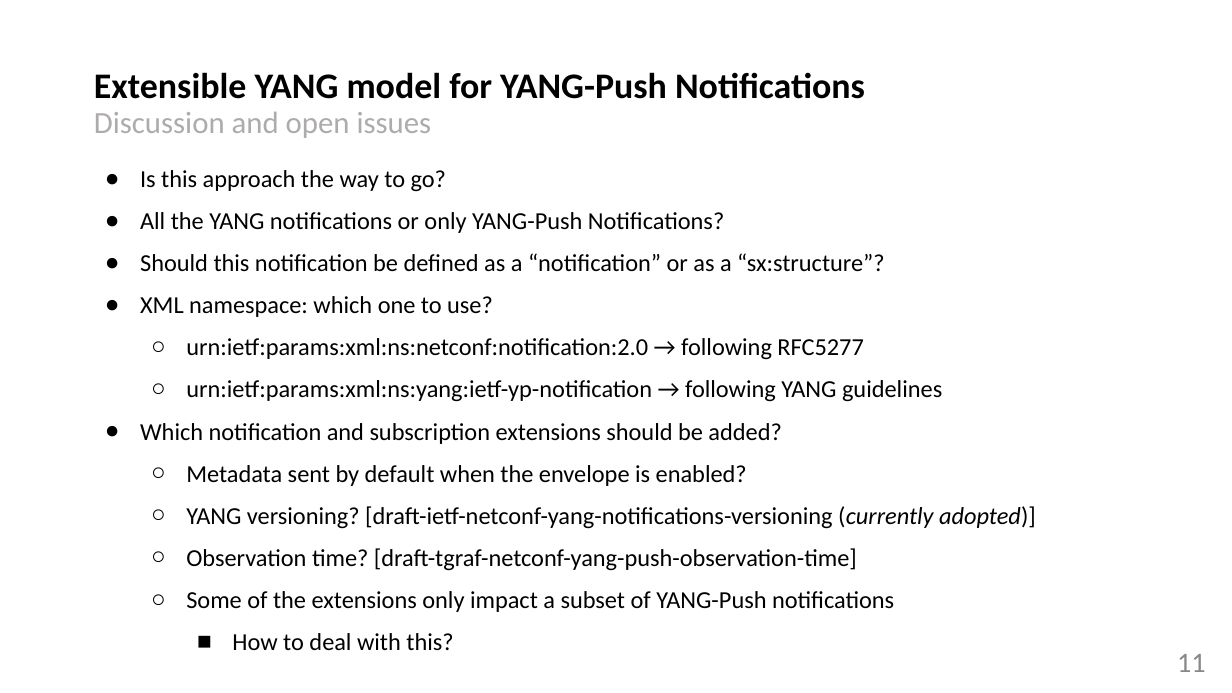
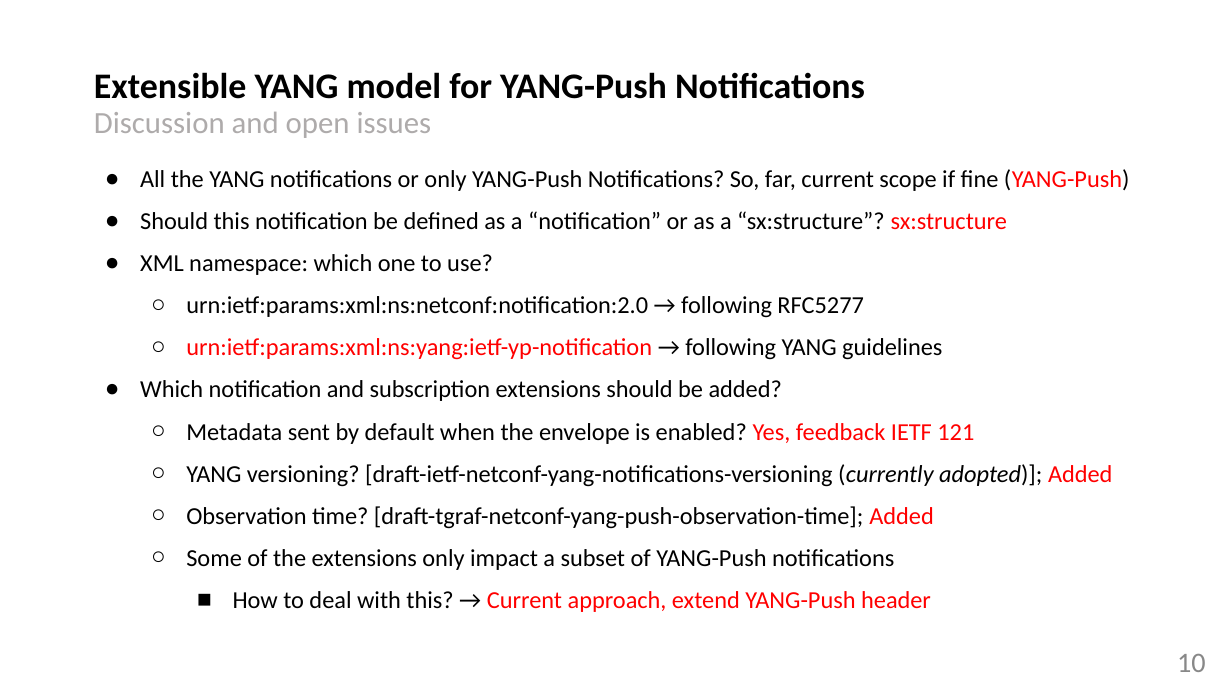
Before and after one commit to network-analytics/ietf-network-analytics-document-status, a slide deck: slide 10 of 122/NETCONF/netconf-nmop-interim-draft-netana-netconf-notif-envelope-02.pptx (slide 11 before the commit). Drawn at 1232x693 pixels with LibreOffice and Linux fonts; fonts in the diff are those of the drawing. Boxes give left, top, right and bottom in pixels: in the first picture for what was removed or moved away, otherwise in the second. Text is boxed around its words. In the diff, an @@ line names an element or a change of style, - is before the commit and + after.

Commit message:
notif-envelope

```diff
--- a/122/NETCONF/netconf-nmop-interim-draft-netana-netconf-notif-envelope-02.pptx
+++ b/122/NETCONF/netconf-nmop-interim-draft-netana-netconf-notif-envelope-02.pptx
@@ text at (140, 169, 1130, 229): text changed @@
-● Is this approach the way to go?
-● All the YANG notifications or only YANG-Push Notifications?
-● Should this notification be defined as a “notification” or as a “sx:structure”?
+● All the YANG notifications or only YANG-Push Notifications? So, far, current scope if fine (YANG-Push)
+● Should this notification be defined as a “notification” or as a “sx:structure”? sx:structure
@@ text at (186, 338, 942, 360): text colour #000000 to #FF0000 in "urn:ietf:params:xml:ns:yang:ietf-yp-notification" @@
@@ text at (186, 423, 1113, 529): text changed @@
-  ○ Metadata sent by default when the envelope is enabled?
-  ○ YANG versioning? [draft-ietf-netconf-yang-notifications-versioning (currently adopted)]
-  ○ Observation time? [draft-tgraf-netconf-yang-push-observation-time]
+  ○ Metadata sent by default when the envelope is enabled? Yes, feedback IETF 121
+  ○ YANG versioning? [draft-ietf-netconf-yang-notifications-versioning (currently adopted)]; Added
+  ○ Observation time? [draft-tgraf-netconf-yang-push-observation-time]; Added
@@ text at (233, 591, 931, 612): text changed; text colour #000000 to #FF0000 @@
-    ■ How to deal with this?
+    ■ How to deal with this? → Current approach, extend YANG-Push header
@@ page number at (1177, 654, 1206, 672): text changed @@
-11
+10
```
Also in this commit, not shown: 10 other slides changed, 9 slides added, 1 other file.
